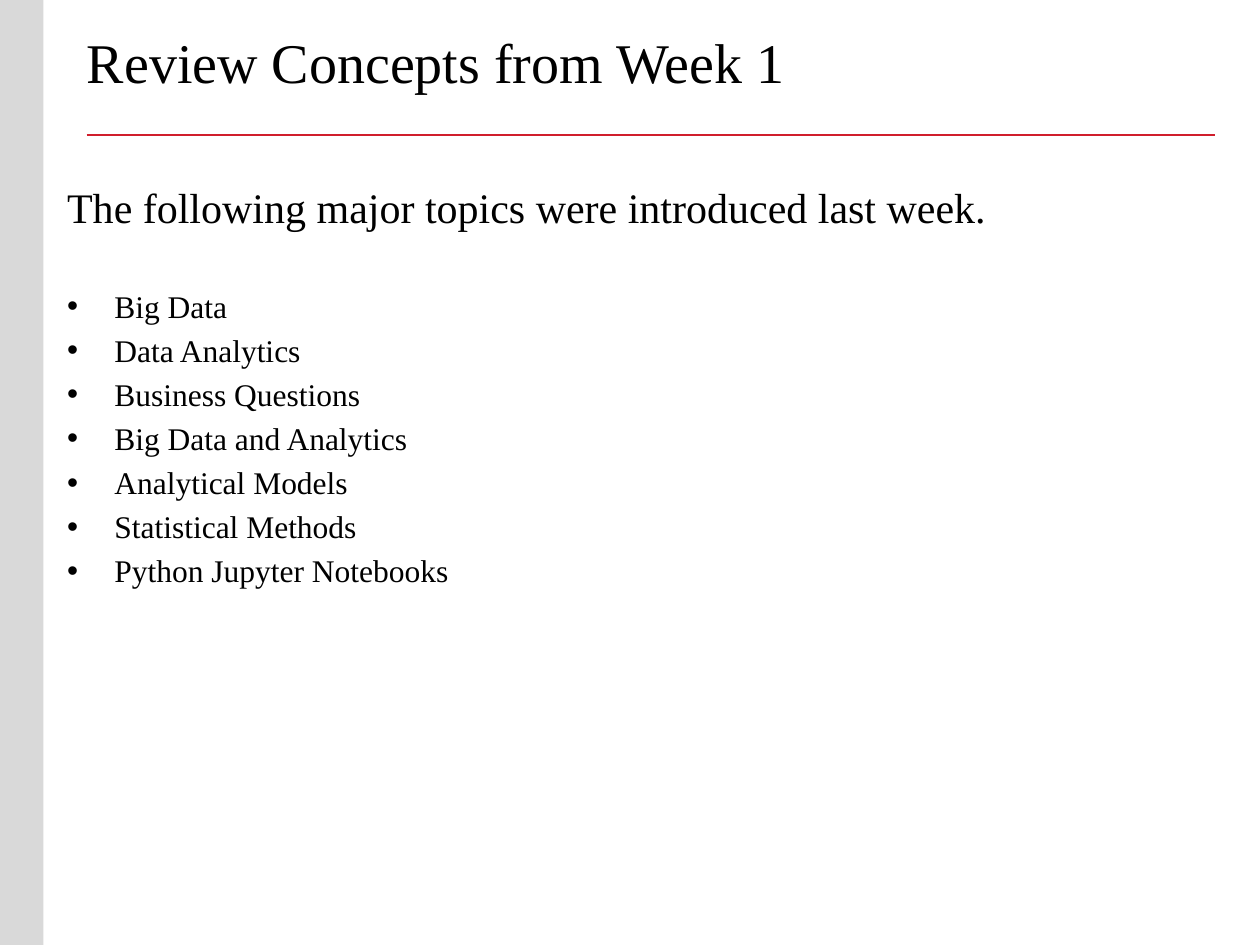
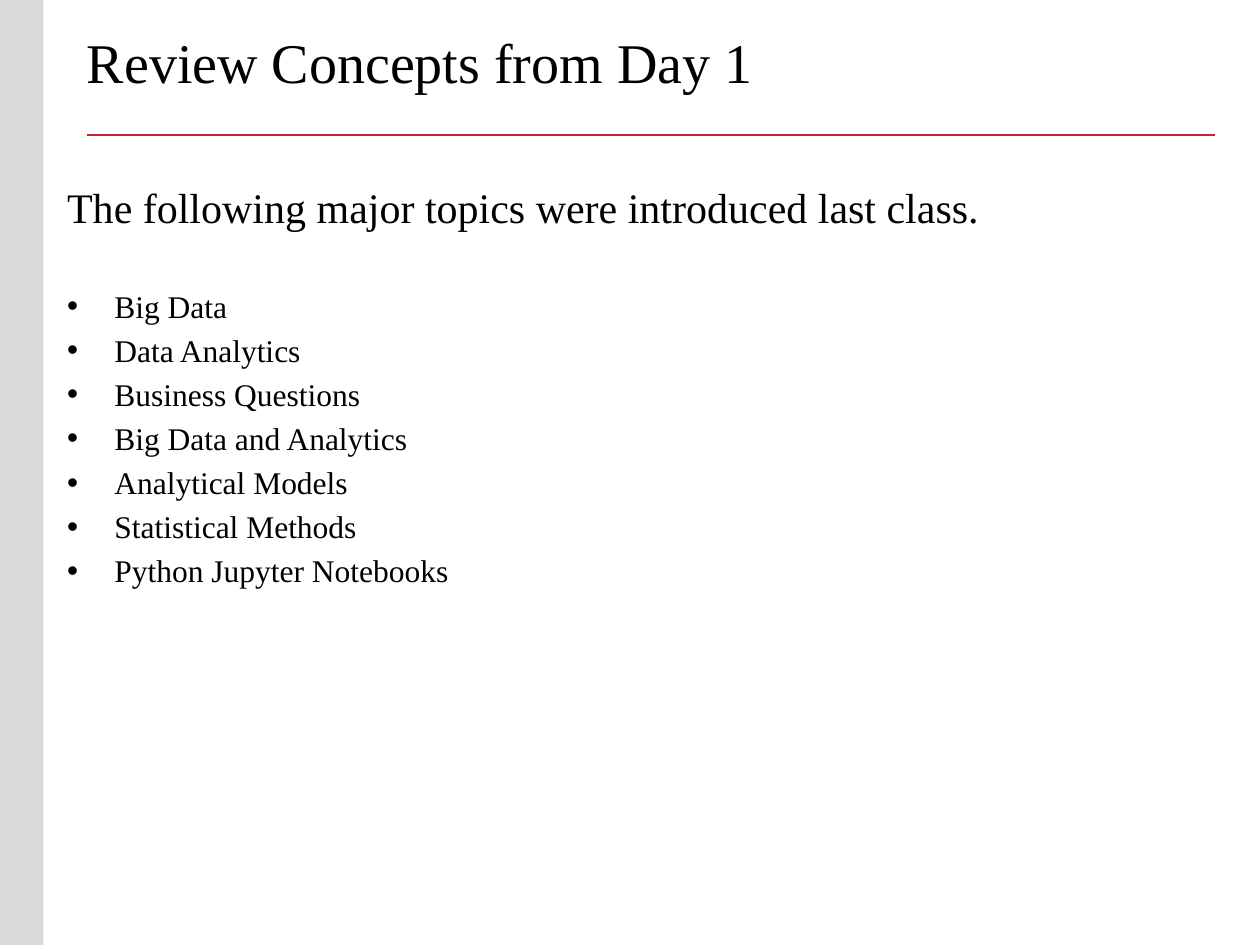
Before and after one commit to buyuhuang/csda1000_FT, a slide deck: slide 3 of day2/1. Lecture/day2_intro_analytics_viz.pptx. Drawn at 1260x945 pixels with LibreOffice and Linux fonts; fonts in the diff are those of the drawing; background and template pictures are left out. Boxes give left, top, right and bottom in pixels: in the first picture for what was removed or moved away, otherwise in the second. Text is boxed around its words. In the diff, an @@ line names an element or a change of style, - is before the commit and + after.

```diff
--- a/day2/1. Lecture/day2_intro_analytics_viz.pptx
+++ b/day2/1. Lecture/day2_intro_analytics_viz.pptx
@@ title at <box>87,43,752,94</box>: text changed @@
-Review Concepts from Week 1
+Review Concepts from Day 1
@@ text at <box>67,193,979,232</box>: text changed @@
-The following major topics were introduced last week.
+The following major topics were introduced last class.
```
Also in this commit, not shown: 6 other slides changed, 11 slides added, 14 other files.
